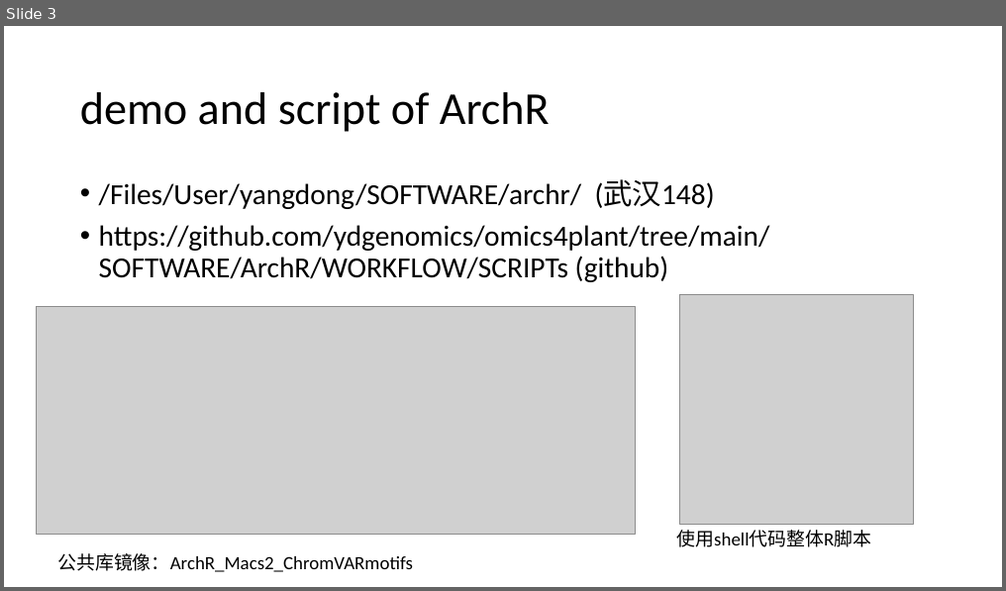
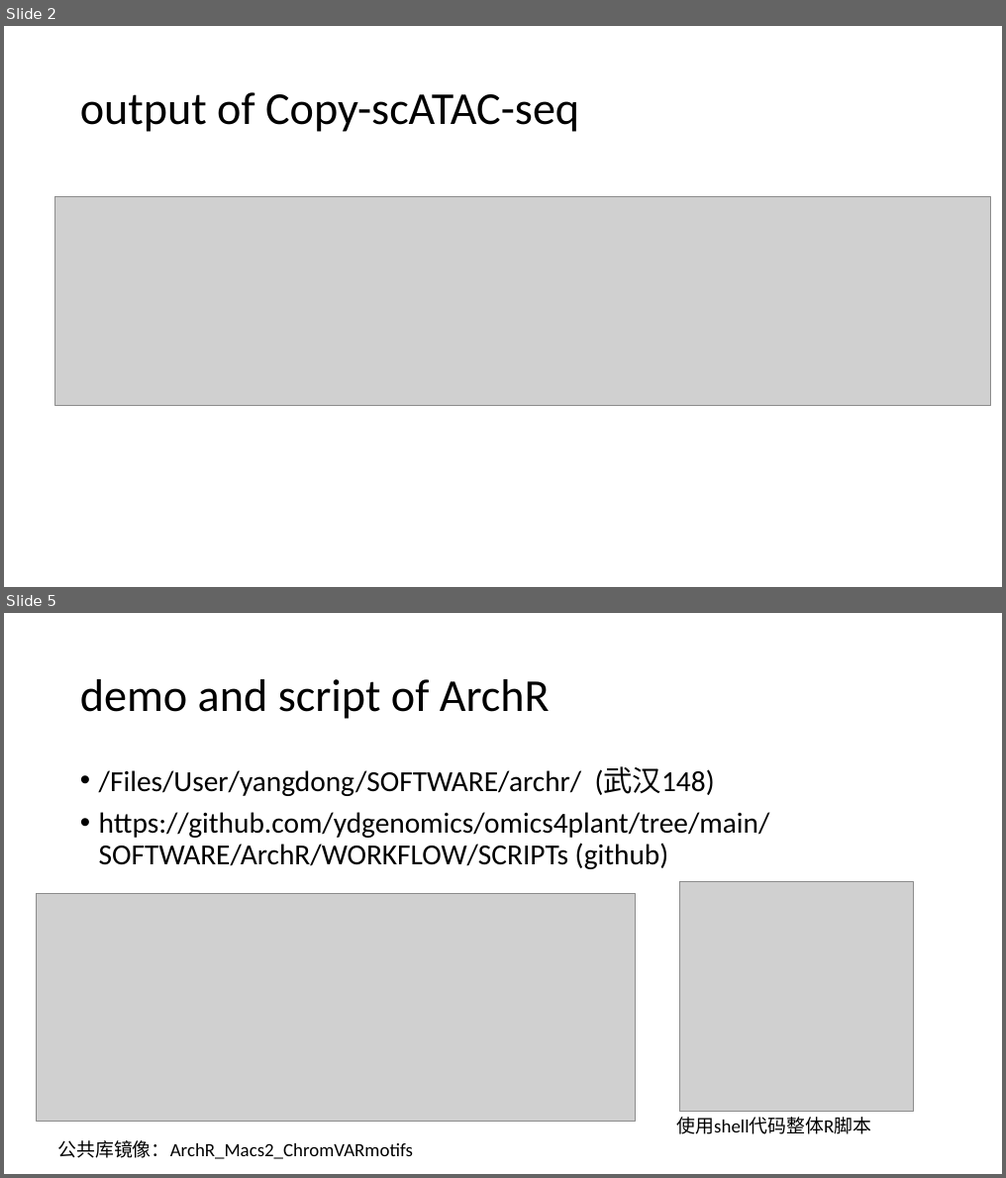
Before and after one commit to ydgenomics/omics4plant, a slide deck: SOFTWARE/ArchR/NOTEs/NOTE-archr/archr-atac.pptx. Shown one above the other, each under a label of ours: slide 3 before the commit, slides 2 and 5 after it; the slides between them are not shown. The pictures are 1006x591 and 1006x1178 pixels, drawn with LibreOffice and Linux fonts; fonts in the diff are those of the drawing; grey boxes stand for pictures. Boxes give left, top, right and bottom in pixels: in the first picture for what was removed or moved away, otherwise in the second. Text is boxed around its words. In the diff, an @@ line names an element or a change of style, - is before the commit and + after.

```diff
--- a/SOFTWARE/ArchR/NOTEs/NOTE-archr/archr-atac.pptx
+++ b/SOFTWARE/ArchR/NOTEs/NOTE-archr/archr-atac.pptx
@@ slide 2 added at box(4, 26, 1002, 587), background #FFFFFF @@
@@ title added at box(80, 92, 579, 132), 44 pt, text #000000 @@
+output of Copy-scATAC-seq
@@ picture added at box(54, 196, 991, 406) @@
@@ what was slide 3 is now slide 5 @@
```
Also in this commit, not shown: 1 slide changed, 1 other slide added, 17 other files.
